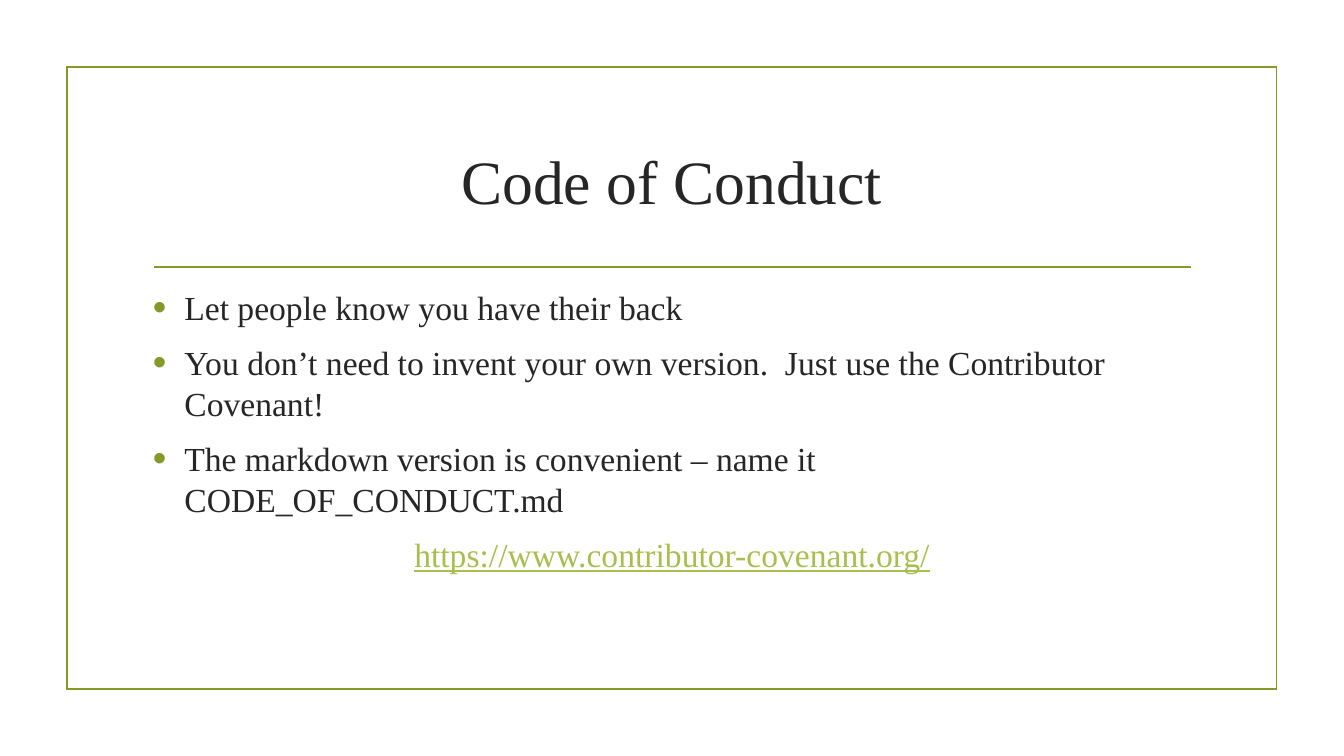
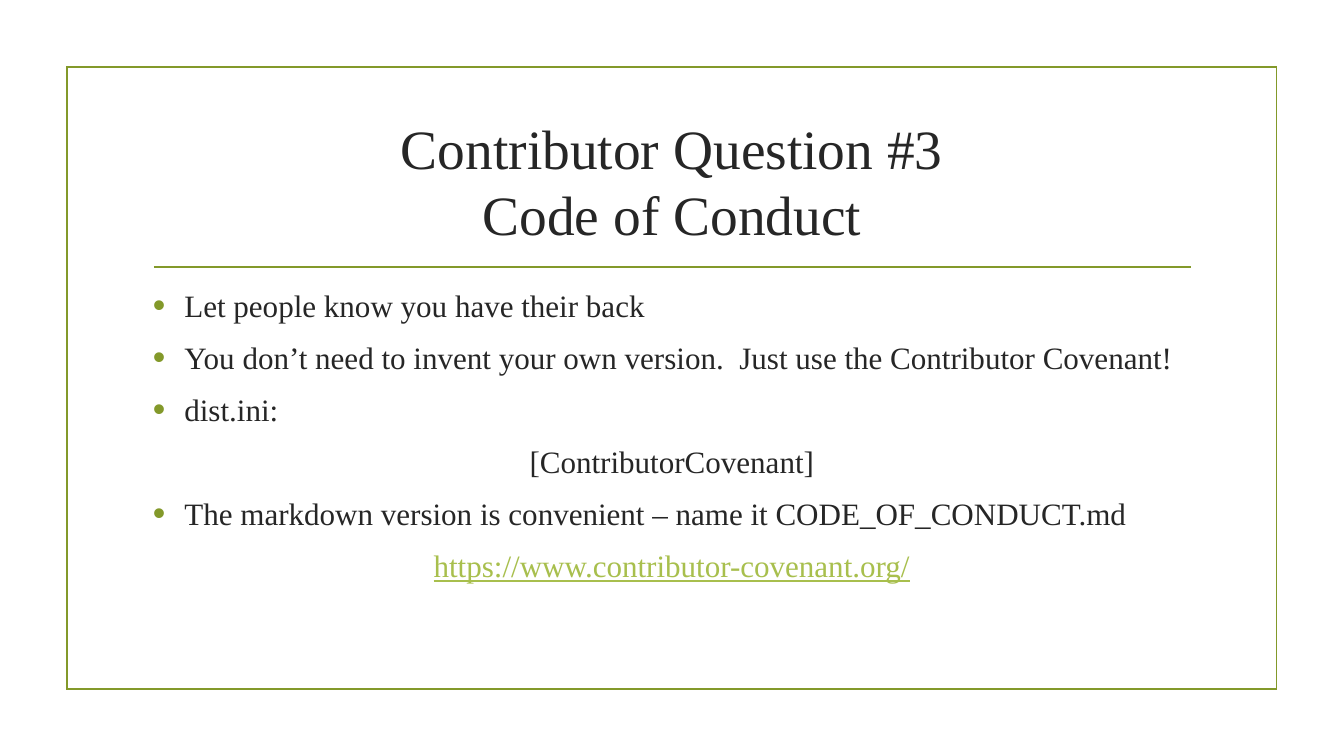
Before and after one commit to jmaslak/OpenYourOpenSourceSlides, a slide deck: slide 4 of OpenYourOpenSource.pptx. Drawn at 1344x756 pixels with LibreOffice and Linux fonts; fonts in the diff are those of the drawing; background and template pictures are left out. Boxes give left, top, right and bottom in pixels: in the first picture for what was removed or moved away, otherwise in the second. Text is boxed around its words. In the diff, an @@ line names an element or a change of style, - is before the commit and + after.

```diff
--- a/OpenYourOpenSource.pptx
+++ b/OpenYourOpenSource.pptx
@@ title at <box>401,130,942,236</box>: text changed; size 44 to 39.6 pt @@
-Code of Conduct
+Contributor Question #3
+Code of Conduct
@@ text at <box>184,295,1172,583</box>: size 24 to 22.2 pt in "Let people know you have their back", "You don’t need to invent your own ...", "The markdown version is convenient – name ...", "https://www.contributor-covenant.org/" @@
@@ text at <box>184,399,814,477</box>: paragraphs added @@
+• dist.ini:
+[ContributorCovenant]
```
Also in this commit, not shown: 4 other slides changed, 1 slide added, 1 other file.
